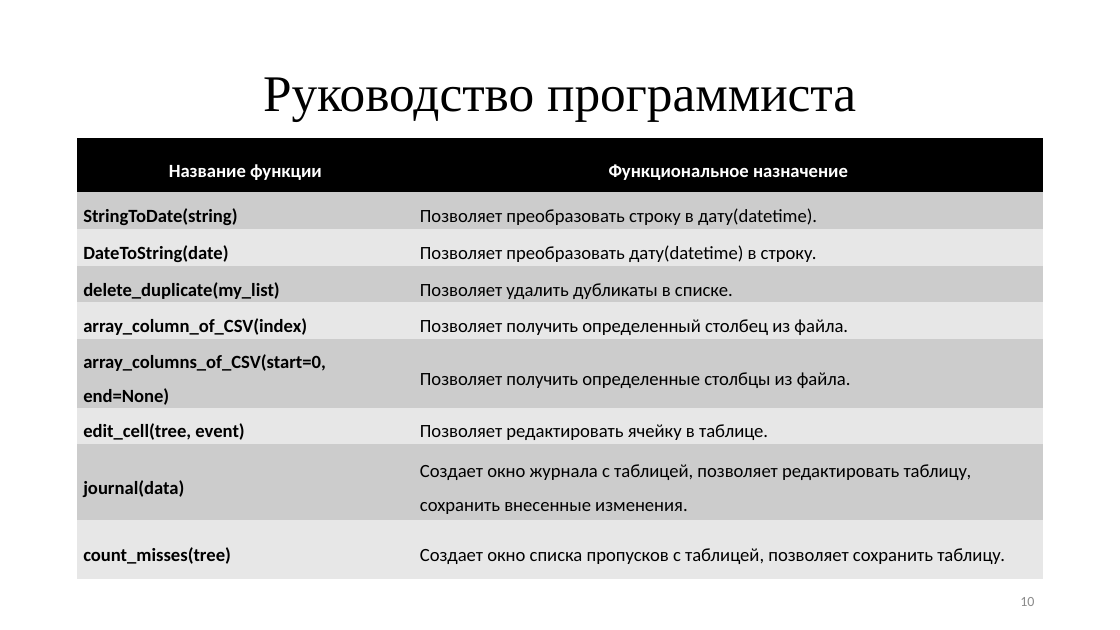
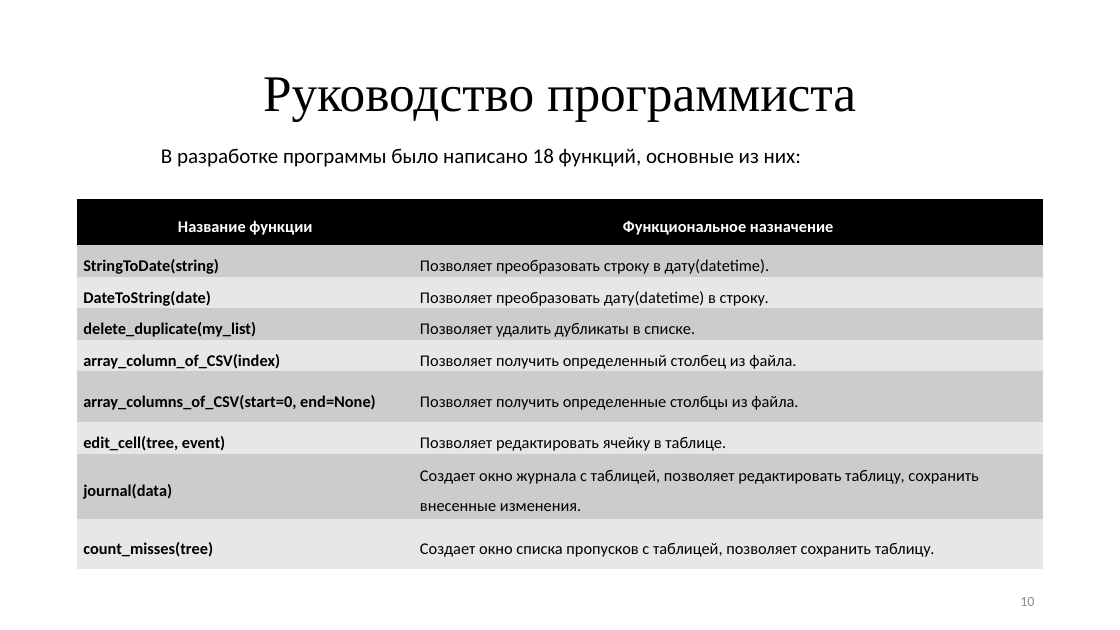
Before and after one commit to Heloput/Studentattendance, a slide deck: slide 10 of Презентация.pptx. Drawn at 1120x630 pixels with LibreOffice and Linux fonts; fonts in the diff are those of the drawing. Boxes give left, top, right and bottom in pixels: in the first picture for what was removed or moved away, otherwise in the second. Text is boxed around its words. In the diff, an @@ line names an element or a change of style, - is before the commit and + after.

```diff
--- a/Презентация.pptx
+++ b/Презентация.pptx
@@ text added at (161, 148, 801, 167), 18 pt, text #000000 @@
+В разработке программы было написано 18 функций, основные из них:
@@ table at (77, 199, 1044, 570) @@
@@ size 16 to 14 pt @@
@@ table: place and size @@
-table at (77, 139, 1044, 575)
+table at (77, 199, 1044, 570)
```
Also in this commit, not shown: 1 other slide changed, 4 other files.
